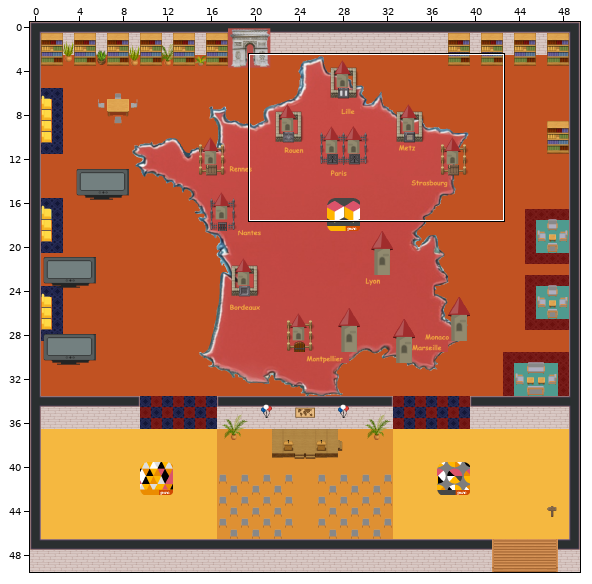
Tiled map (JSON) -- map.tmj. The first picture is a wide view before the edit; the outline marks the close-up.
Close-up. First the earlier version:
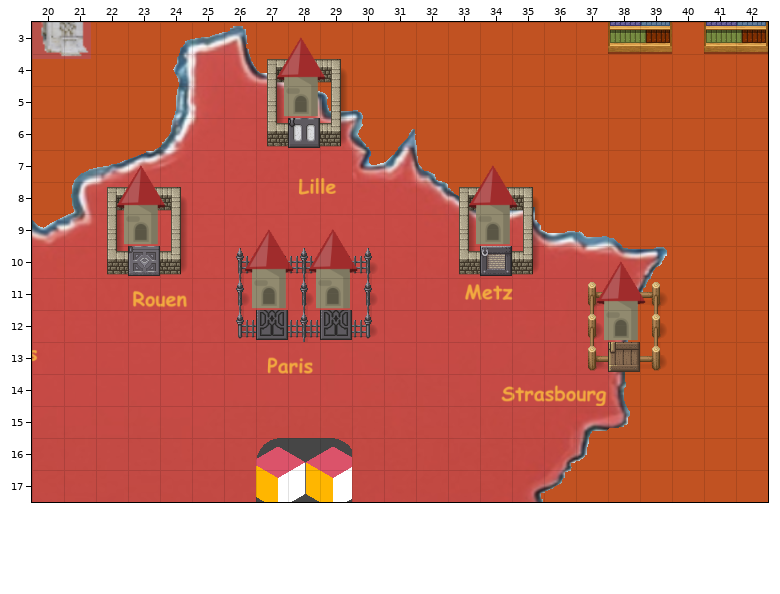
Cells are 32x32 px. Shown: x 20..42, y 3..17. The commit also changed other parts of the map, which this record leaves out.
Once edited:
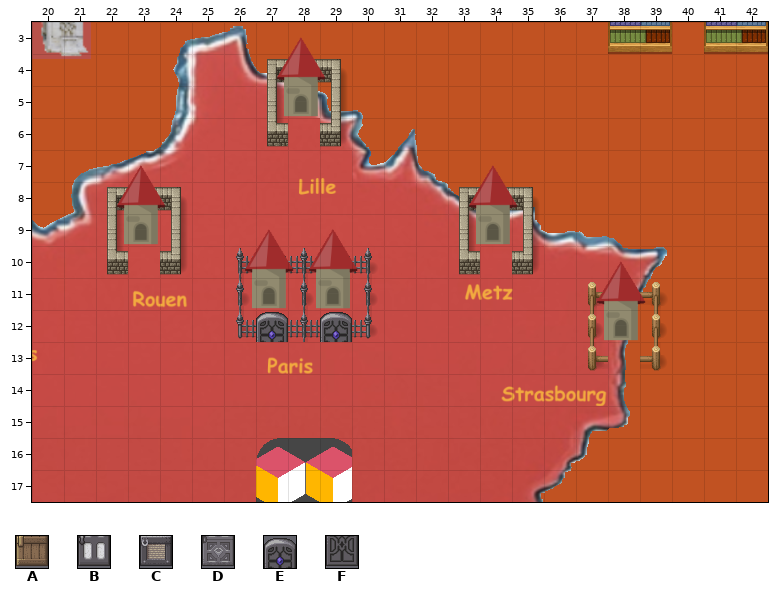
Key: from "[Base]BaseChip_pipo": A 367, B 431, C 463, D 479, E 487, F 495.
_ is an empty cell.
Tiles of an added or newly shown layer are drawn over the layers below it.
Message: paris doors
Change:
Layer "furniture/furniture1":
y 6: x 28 B -> _
y 10: x 23 D -> _; x 34 C -> _
y 12: x 27 F -> _; x 29 F -> _
y 13: x 38 A -> _
Layer "closed_door_paris2" (added):
y 12: x 29 _ -> E
Layer "closed_door_paris1" (added):
y 12: x 27 _ -> E
